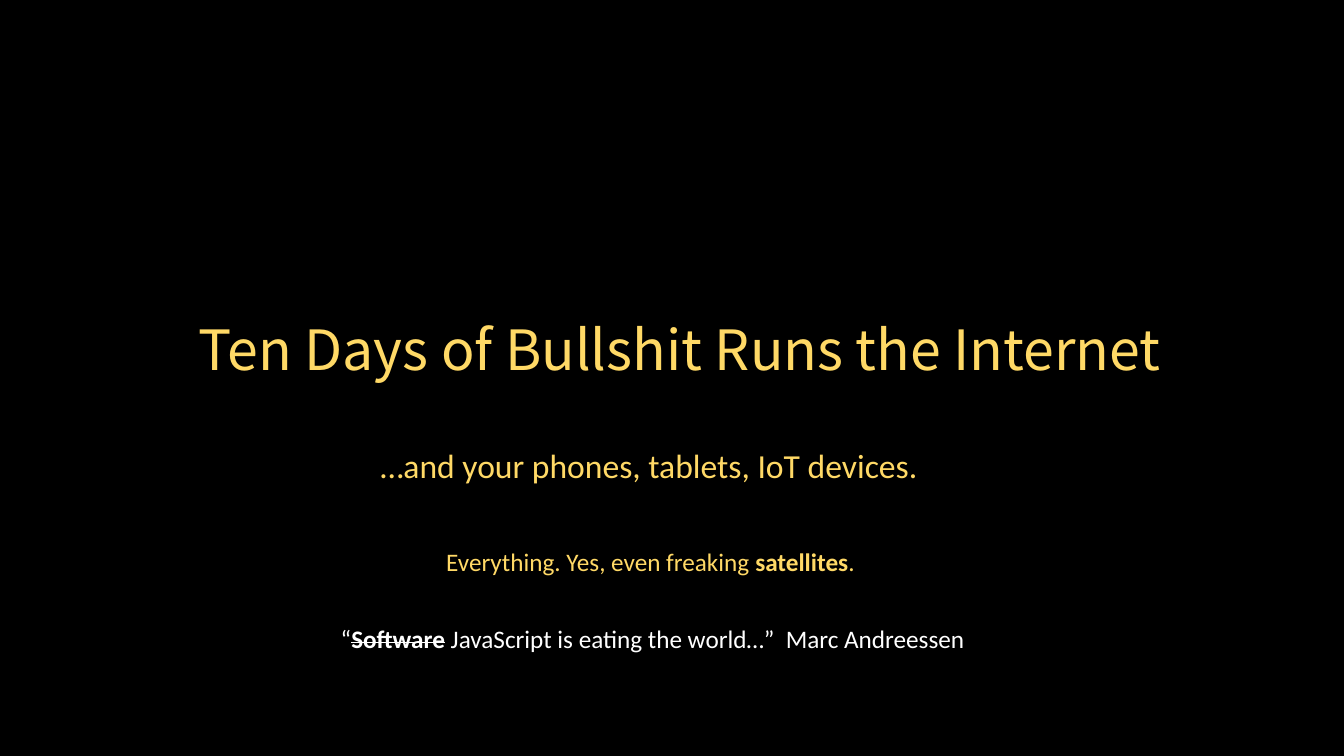
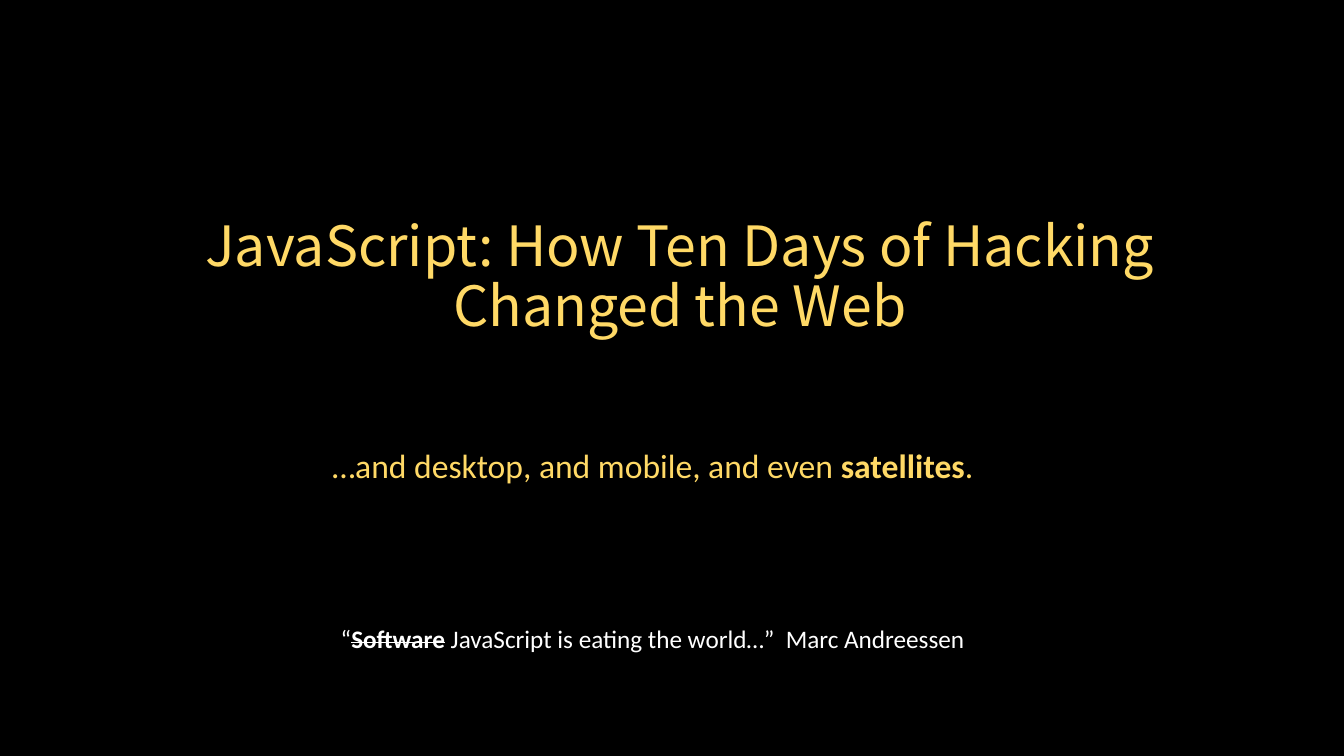
Before and after one commit to captray-zz/UNF-Camp-2016, a slide deck: slide 10 of JavaScript/JavaScript.pptx (slide 9 before the commit). Drawn at 1344x756 pixels with LibreOffice and Linux fonts; fonts in the diff are those of the drawing. Boxes give left, top, right and bottom in pixels: in the first picture for what was removed or moved away, otherwise in the second. Text is boxed around its words. In the diff, an @@ line names an element or a change of style, - is before the commit and + after.

Commit message:
updates for presentation

```diff
--- a/JavaScript/JavaScript.pptx
+++ b/JavaScript/JavaScript.pptx
@@ title at (x1=205, y1=221, x2=1154, y2=340): text changed @@
-Ten Days of Bullshit Runs the Internet
+JavaScript: How Ten Days of Hacking Changed the Web
@@ text at (x1=332, y1=454, x2=974, y2=484): text changed @@
-…and your phones, tablets, IoT devices.
+…and desktop, and mobile, and even satellites.
@@ text removed at (x1=446, y1=553, x2=854, y2=576) @@
-Everything. Yes, even freaking satellites.
```
Also in this commit, not shown: 1 other slide changed, 3 slides added, 1 slide removed, 4 other files.
